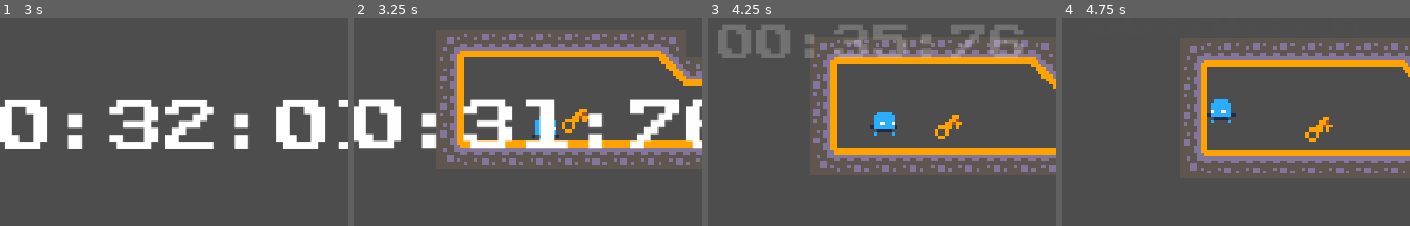
Above: before the commit, frames 1-4 (left to right).
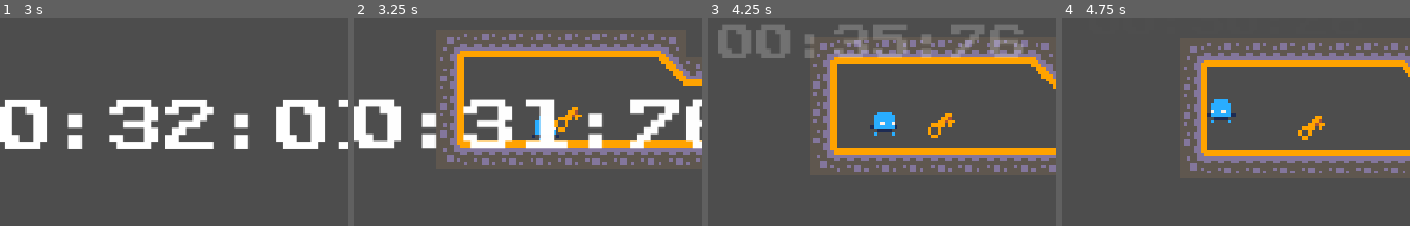
Above: after the commit, the same moments.

Repository: GameJam-NACRE/GMTK-2026
Game: Godot game, scene res://main.tscn
Same seed, same stepped clock (60 frames per second), same inputs: the game is played once before the commit and once after it.
Inputs:
- Up to frame 1 (3 s): tap Enter at 0.5 s; hold D (move_right) 0.53-2.03 s; tap P at 0.6, 2.1 s; tap W (move_up) at 0.77, 1.52 s; tap O at 1.35, 2.85 s; hold A (move_left) 2.03-2.78 s; hold D (move_right) from 2.78 s (still down)
- Up to frame 2 (3.25 s): keep holding D (move_right); tap W (move_up) at 3.02 s
- Up to frame 3 (4.25 s): keep holding D (move_right); tap P at 3.6 s; tap W (move_up) at 3.77 s
- Up to frame 4 (4.75 s): release D (move_right) at 4.28 s; hold A (move_left) from 4.28 s (still down); tap O at 4.35 s; tap W (move_up) at 4.52 s
The pictures show only the part of the screen within x 34-84%, y 29-79%; the shares and areas given below are measured in that part.

Frame 1 is identical in both runs. In frame 2, 0.5% of the frame differs, in the area x 57-68%, y 42-56%; in frame 3, 0.5%; in frame 4, 0.5%.

Commit message:
modif level_test

Diff:
--- a/scenes/levels/phase0/level_0.tscn
+++ b/scenes/levels/phase0/level_0.tscn
@@ -26,4 +26,4 @@
 dialogue_id = 1
 
 [node name="KeyCollectible" parent="." index="4" unique_id=411868467 instance=ExtResource("4_l1gp7")]
-position = Vector2(481, 528)
+position = Vector2(470, 526)
